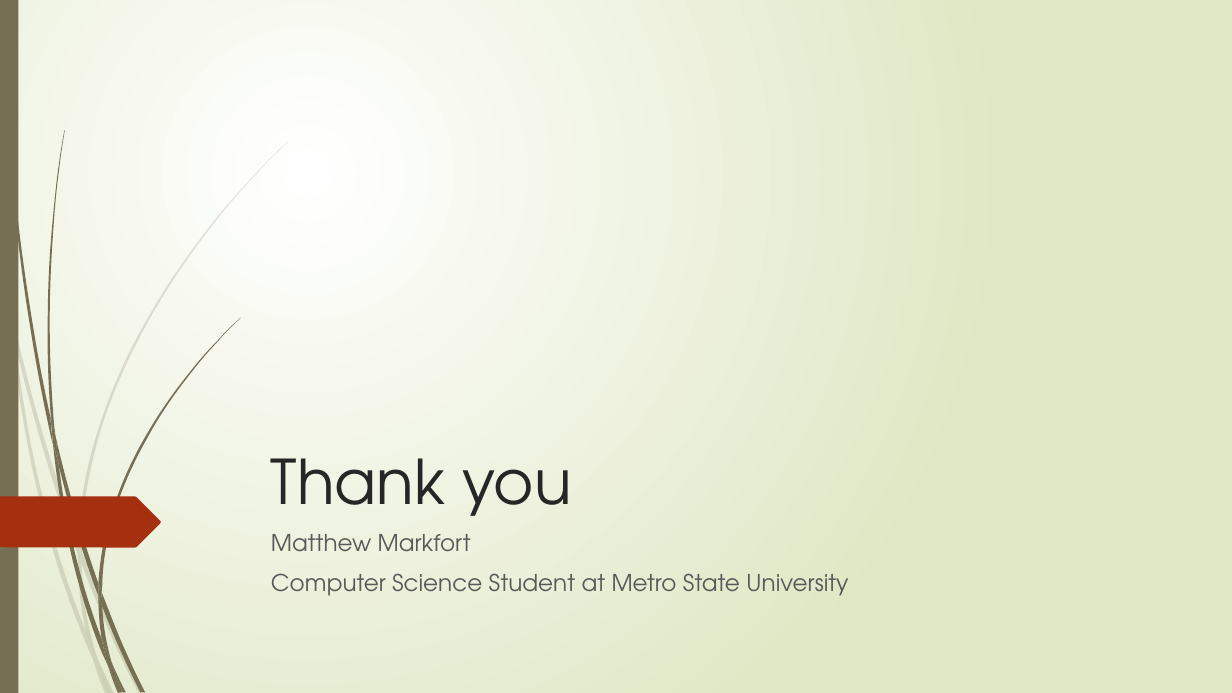
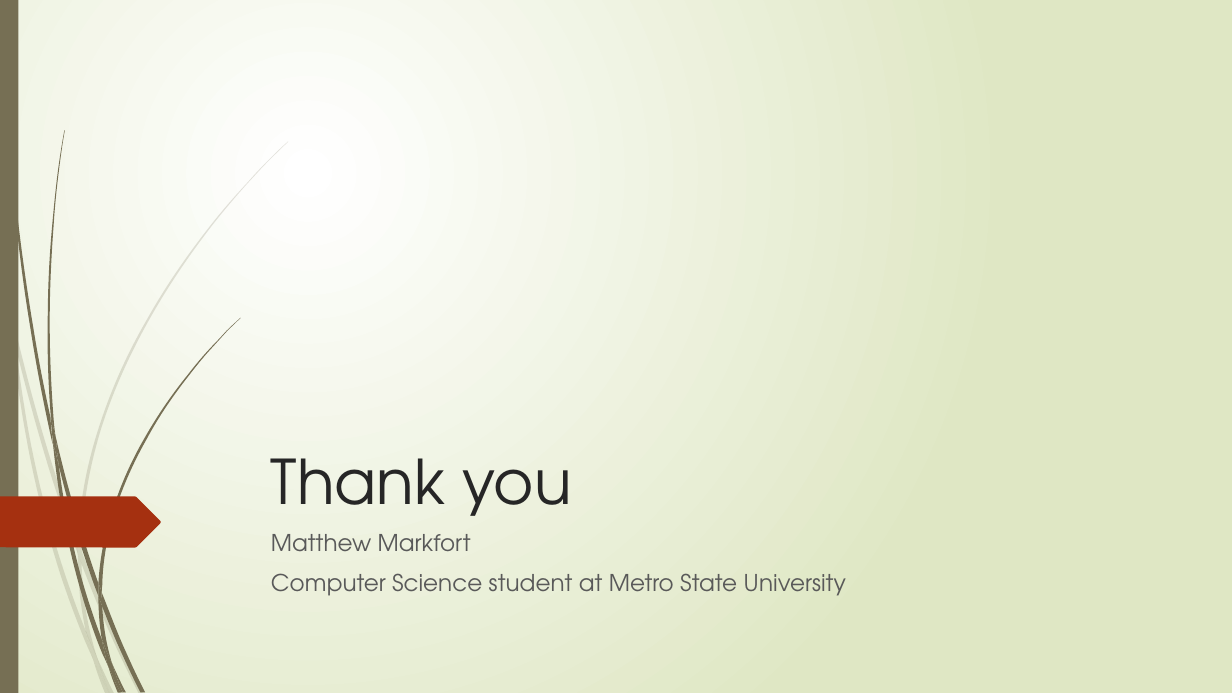
Before and after one commit to markfortma/github-demo-99bottles, a slide deck: slide 13 of Introduction to Git.pptx. Drawn at 1232x693 pixels with LibreOffice and Linux fonts; fonts in the diff are those of the drawing. Boxes give left, top, right and bottom in pixels: in the first picture for what was removed or moved away, otherwise in the second. Text is boxed around its words. In the diff, an @@ line names an element or a change of style, - is before the commit and + after.

```diff
--- a/Introduction to Git.pptx
+++ b/Introduction to Git.pptx
@@ text at <box>271,573,846,596</box>: text changed @@
-Computer Science Student at Metro State University
+Computer Science student at Metro State University
```
Also in this commit, not shown: 1 slide added, 1 slide removed.
